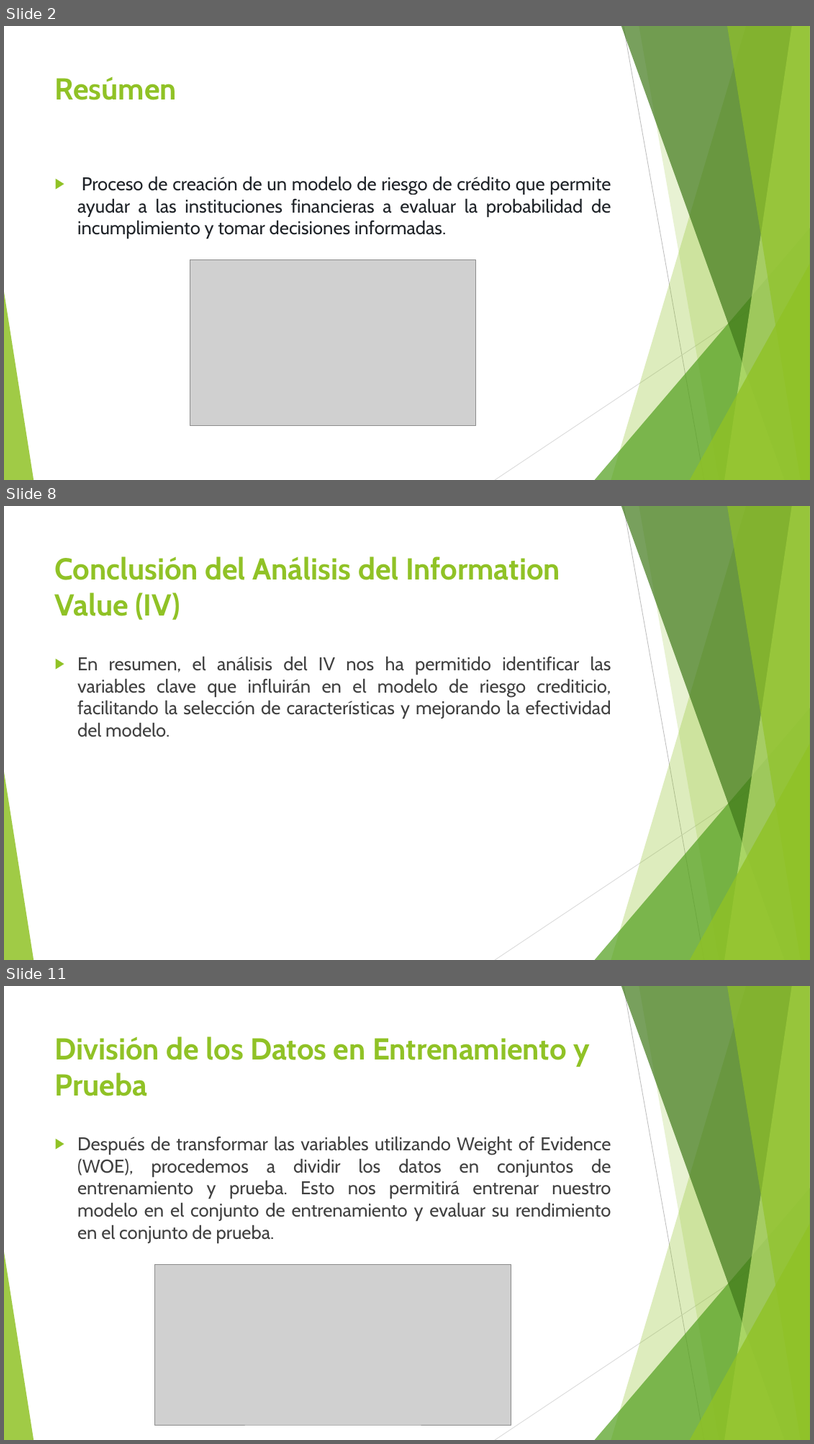
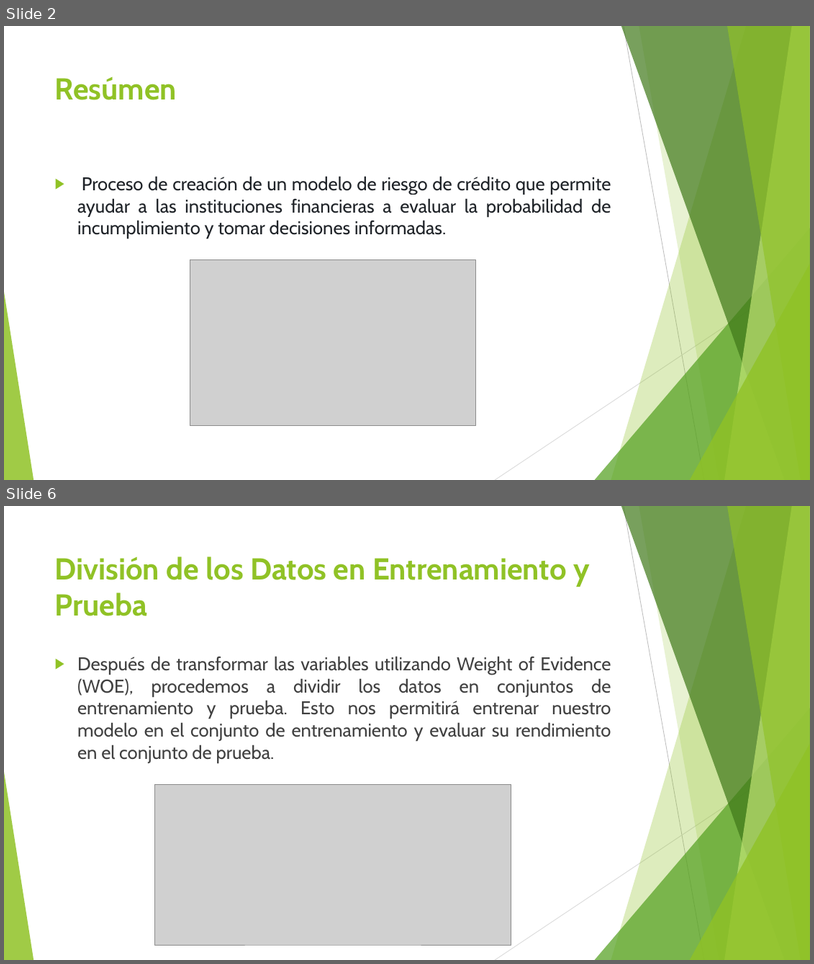
Before and after one commit to OscarSantosMu/azure-ml-projects, a slide deck: projects/RiskAnalyzers_project/presentation/riskanalyzers_presentacion.pptx. Shown one above the other, each under a label of ours: slides 2, 8 and 11 before the commit, slides 2 and 6 after it; the slides between them are not shown. The pictures are 814x1444 and 814x964 pixels, drawn with LibreOffice and Linux fonts; fonts in the diff are those of the drawing; grey boxes stand for pictures. Boxes give left, top, right and bottom in pixels: in the first picture for what was removed or moved away, otherwise in the second. Text is boxed around its words. In the diff, an @@ line names an element or a change of style, - is before the commit and + after.

```diff
--- a/projects/RiskAnalyzers_project/presentation/riskanalyzers_presentacion.pptx
+++ b/projects/RiskAnalyzers_project/presentation/riskanalyzers_presentacion.pptx
@@ slide 8 removed at [4, 506, 810, 960], background #FFFFFF; not listed: 10 template elements that a slide beside it also shows @@
@@ title removed at [55, 556, 561, 620] @@
-Conclusión del Análisis del Information Value (IV)
@@ text removed at [77, 656, 612, 737] @@
-▶ En resumen, el análisis del IV nos ha permitido identificar las variables clave que influirán en el modelo de riesgo crediticio, facilitando la selección de características y mejorando la efectividad del modelo.
@@ what was slide 11 is now slide 6 @@
```
Also in this commit, not shown: 3 slides changed, 1 slide added, 5 other slides removed.
